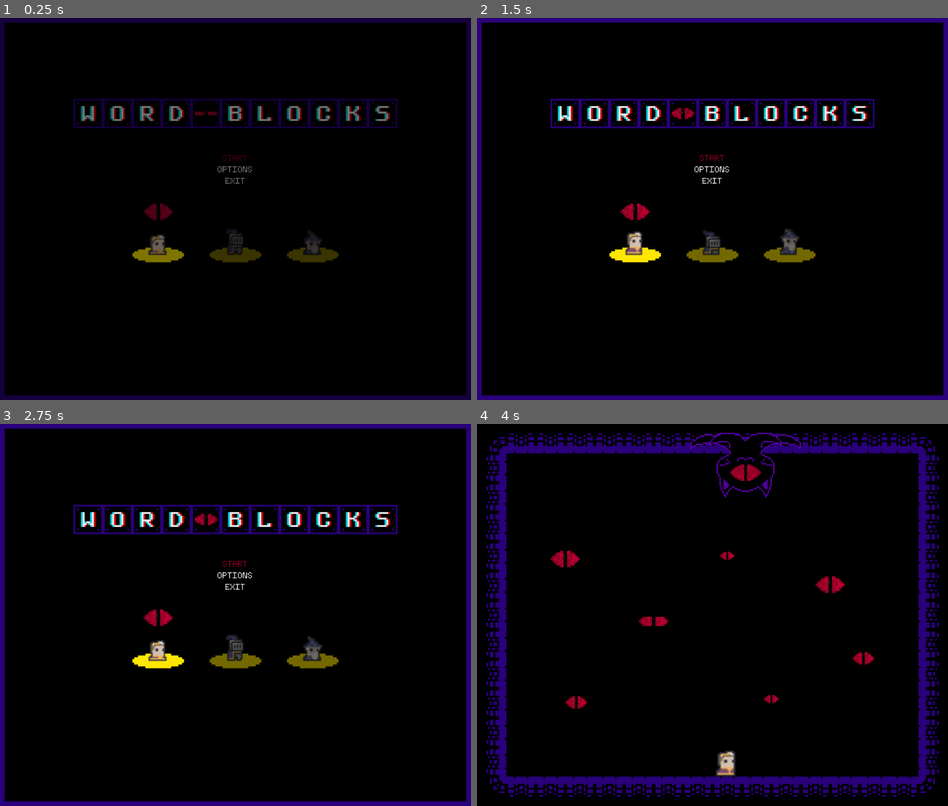
Above: before the commit, frames 1-4 (two rows, left to right).
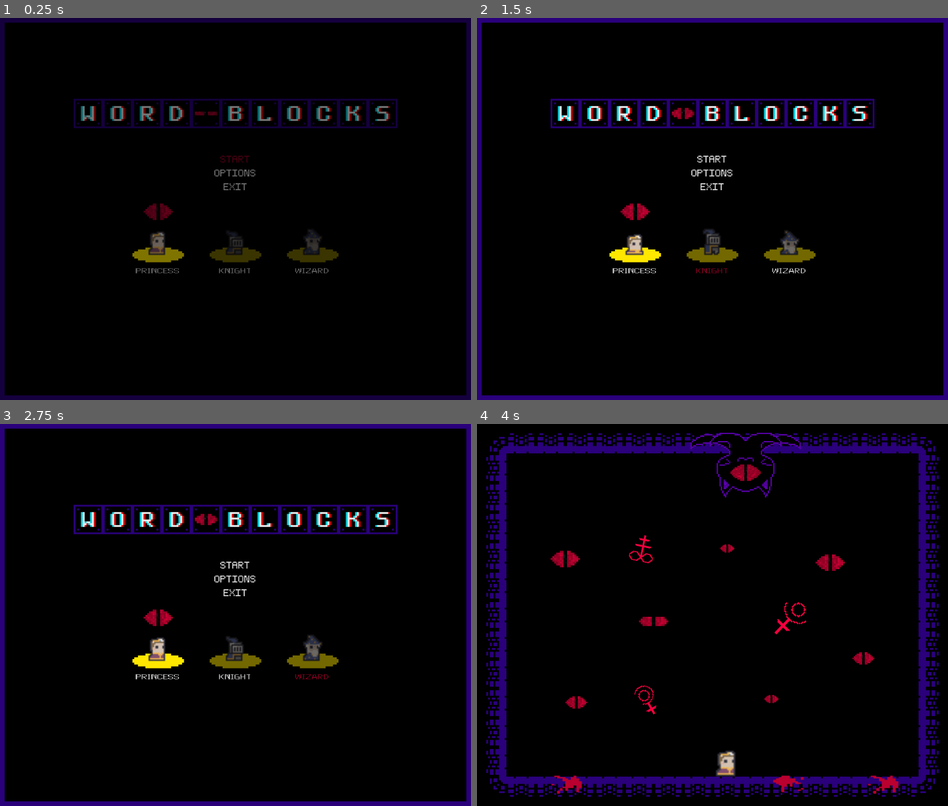
Above: after the commit, the same moments.

Repository: wlehoang/WordBlocks
Game: Godot game, scene res://main.tscn
Two runs of this game, one before a commit and one after it. Both use one fixed random seed, a clock stepped at 60 frames per second and the inputs below.
Inputs (mouse positions are in pixels of both pictures, inside the frame that each line leads up to):
- Up to frame 1 (0.25 s): no input
- Up to frame 2 (1.5 s): click (637, 270) at 0.5 s, where only the run after the commit has a clickable "PRINCESS"; click (712, 270) at 1.25 s, where only the run after the commit has a clickable "KNIGHT"
- Up to frame 3 (2.75 s): click (310, 676) at 2 s, where only the run after the commit has a clickable "WIZARD"
- Up to frame 4 (4 s): click "START" at 2.75 s; tap Enter at 3.5 s; move the mouse to (816, 595) at 3.52 s; hold D (move_right) from 3.53 s (still down); hold Space (pickup_or_drop) from 3.53 s (still down); tap W (select_up) at 3.77 s

The runs differ from the first frame. In frame 1, 0.5% of the frame differs, in the area x 28-70%, y 35-67%; in frame 2, 0.8%; in frame 3, 0.8%; in frame 4, 1.2%, in the area x 15-90%, y 29-97%.

Commit message:
More map decorations

Diff:
--- a/entities/blocks/blocks.tscn
+++ b/entities/blocks/blocks.tscn
@@ -696,7 +696,7 @@
 scale = Vector2( 2, 2 )
 z_index = 2
 frames = SubResource( 166 )
-frame = 2
+frame = 1
 playing = true
 
 [node name="SelectionArea" type="Area2D" parent="."]
--- a/entities/player/player.tscn
+++ b/entities/player/player.tscn
@@ -1262,7 +1262,7 @@
 scale = Vector2( 3.5, 3.25 )
 frames = SubResource( 59 )
 animation = "wizard_death_right"
-frame = 2
+frame = 3
 playing = true
 
 [node name="CollisionShape2D" type="CollisionShape2D" parent="."]
--- /dev/null
+++ b/levels/common/blood_splatter.gd
@@ -0,0 +1,7 @@
+extends Node2D
+
+func _ready():
+	randomize()
+	$AnimatedSprite.play("blood_splatter")
+	$AnimatedSprite.frame = randi() % 6
+	$AnimatedSprite.stop()
--- /dev/null
+++ b/levels/common/blood_splatter.tscn
@@ -0,0 +1,51 @@
+[gd_scene load_steps=10 format=2]
+
+[ext_resource path="res://levels/common/assets/blood_splatter.png" type="Texture" id=1]
+[ext_resource path="res://levels/common/blood_splatter.gd" type="Script" id=2]
+
+[sub_resource type="AtlasTexture" id=1]
+flags = 4
+atlas = ExtResource( 1 )
+region = Rect2( 0, 0, 64, 64 )
+
+[sub_resource type="AtlasTexture" id=2]
+flags = 4
+atlas = ExtResource( 1 )
+region = Rect2( 64, 0, 64, 64 )
+
+[sub_resource type="AtlasTexture" id=3]
+flags = 4
+atlas = ExtResource( 1 )
+region = Rect2( 0, 64, 64, 64 )
+
+[sub_resource type="AtlasTexture" id=4]
+flags = 4
+atlas = ExtResource( 1 )
+region = Rect2( 64, 64, 64, 64 )
+
+[sub_resource type="AtlasTexture" id=5]
+flags = 4
+atlas = ExtResource( 1 )
+region = Rect2( 0, 128, 64, 64 )
+
+[sub_resource type="AtlasTexture" id=6]
+flags = 4
+atlas = ExtResource( 1 )
+region = Rect2( 64, 128, 64, 64 )
+
+[sub_resource type="SpriteFrames" id=7]
+animations = [ {
+"frames": [ SubResource( 1 ), SubResource( 2 ), SubResource( 3 ), SubResource( 4 ), SubResource( 5 ), SubResource( 6 ) ],
+"loop": false,
+"name": "blood_splatter",
+"speed": 5.0
+} ]
+
+[node name="BloodSplatter" type="Node2D"]
+z_index = 4
+script = ExtResource( 2 )
+
+[node name="AnimatedSprite" type="AnimatedSprite" parent="."]
+z_index = 4
+frames = SubResource( 7 )
+animation = "blood_splatter"
--- /dev/null
+++ b/levels/common/magic_symbols.gd
@@ -0,0 +1,9 @@
+extends Node2D
+
+
+func _ready():
+	randomize()
+	$AnimatedSprite.play("symbols")
+	$AnimatedSprite.frame = randi() % 6
+	$AnimatedSprite.stop()
+	rotate(randi() % 360)
--- /dev/null
+++ b/levels/common/magic_symbols.tscn
@@ -0,0 +1,51 @@
+[gd_scene load_steps=10 format=2]
+
+[ext_resource path="res://levels/common/assets/symbols.png" type="Texture" id=1]
+[ext_resource path="res://levels/common/magic_symbols.gd" type="Script" id=2]
+
+[sub_resource type="AtlasTexture" id=1]
+flags = 4
+atlas = ExtResource( 1 )
+region = Rect2( 0, 0, 128, 128 )
+
+[sub_resource type="AtlasTexture" id=2]
+flags = 4
+atlas = ExtResource( 1 )
+region = Rect2( 128, 0, 128, 128 )
+
+[sub_resource type="AtlasTexture" id=3]
+flags = 4
+atlas = ExtResource( 1 )
+region = Rect2( 0, 128, 128, 128 )
+
+[sub_resource type="AtlasTexture" id=4]
+flags = 4
+atlas = ExtResource( 1 )
+region = Rect2( 128, 128, 128, 128 )
+
+[sub_resource type="AtlasTexture" id=5]
+flags = 4
+atlas = ExtResource( 1 )
+region = Rect2( 0, 256, 128, 128 )
+
+[sub_resource type="AtlasTexture" id=6]
+flags = 4
+atlas = ExtResource( 1 )
+region = Rect2( 128, 256, 128, 128 )
+
+[sub_resource type="SpriteFrames" id=7]
+animations = [ {
+"frames": [ SubResource( 1 ), SubResource( 2 ), SubResource( 3 ), SubResource( 4 ), SubResource( 5 ), SubResource( 6 ) ],
+"loop": true,
+"name": "symbols",
+"speed": 5.0
+} ]
+
+[node name="MagicSymbols" type="Node2D"]
+script = ExtResource( 2 )
+
+[node name="AnimatedSprite" type="AnimatedSprite" parent="."]
+frames = SubResource( 7 )
+animation = "symbols"
+
+[node name="FadeTimer" type="Timer" parent="."]
--- a/levels/level_1/level_1.tscn
+++ b/levels/level_1/level_1.tscn
@@ -6,6 +6,8 @@
 [ext_resource path="res://levels/common/eye.tscn" type="PackedScene" id=4]
 [ext_resource path="res://resources/music/easyMode.mp3" type="AudioStream" id=5]
 [ext_resource path="res://entities/mind_cat/mind_cat.tscn" type="PackedScene" id=6]
+[ext_resource path="res://levels/common/blood_splatter.tscn" type="PackedScene" id=7]
+[ext_resource path="res://levels/common/magic_symbols.tscn" type="PackedScene" id=8]
 
 [sub_resource type="ConvexPolygonShape2D" id=3]
 points = PoolVector2Array( 0, 0, 64, 0, 64, 64, 0, 64 )
@@ -193,7 +195,7 @@
 [node name="Player" parent="." instance=ExtResource( 2 )]
 unique_name_in_owner = true
 position = Vector2( 480, 736 )
-z_index = 1
+z_index = 5
 
 [node name="MindCat" parent="." instance=ExtResource( 6 )]
 position = Vector2( 520, 88 )
@@ -231,14 +233,14 @@
 scale = Vector2( 0.75, 0.75 )
 
 [node name="Eye2" parent="YSort" instance=ExtResource( 4 )]
-position = Vector2( 544, 136 )
+position = Vector2( 544, 120 )
 scale = Vector2( 0.5, 0.5 )
 
 [node name="Eye4" parent="YSort" instance=ExtResource( 4 )]
 position = Vector2( 384, 280 )
 
 [node name="Eye3" parent="YSort" instance=ExtResource( 4 )]
-position = Vector2( 768, 200 )
+position = Vector2( 768, 152 )
 
 [node name="Eye5" parent="YSort" instance=ExtResource( 4 )]
 position = Vector2( 192, 144 )
@@ -249,6 +251,30 @@
 
 [node name="Eye7" parent="YSort" instance=ExtResource( 4 )]
 position = Vector2( 640, 448 )
+scale = Vector2( 0.5, 0.5 )
+
+[node name="BloodSplatter1" parent="YSort" instance=ExtResource( 7 )]
+position = Vector2( 680, 632 )
+scale = Vector2( 1.5, 0.75 )
+
+[node name="BloodSplatter2" parent="YSort" instance=ExtResource( 7 )]
+position = Vector2( 192, 632 )
+scale = Vector2( 1.5, 0.75 )
+
+[node name="BloodSplatter3" parent="YSort" instance=ExtResource( 7 )]
+position = Vector2( 880, 632 )
+scale = Vector2( 1.5, 0.75 )
+
+[node name="MagicSymbols1" parent="YSort" instance=ExtResource( 8 )]
+position = Vector2( 368, 448 )
+scale = Vector2( 0.6, 0.6 )
+
+[node name="MagicSymbols2" parent="YSort" instance=ExtResource( 8 )]
+position = Vector2( 680, 272 )
+scale = Vector2( 0.75, 0.75 )
+
+[node name="MagicSymbols3" parent="YSort" instance=ExtResource( 8 )]
+position = Vector2( 360, 120 )
 scale = Vector2( 0.5, 0.5 )
 
 [node name="BackgroundMusic" type="AudioStreamPlayer" parent="."]
--- a/ui/menus/main_menu_screen.tscn
+++ b/ui/menus/main_menu_screen.tscn
@@ -10,6 +10,7 @@
 [ext_resource path="res://ui/assets/lit_floor.png" type="Texture" id=8]
 [ext_resource path="res://levels/common/eye.tscn" type="PackedScene" id=9]
 [ext_resource path="res://resources/music/titleScreen.mp3" type="AudioStream" id=10]
+[ext_resource path="res://resources/fonts/PixeloidSans.ttf" type="DynamicFontData" id=11]
 
 [sub_resource type="StyleBoxFlat" id=1]
 bg_color = Color( 0, 0, 0, 1 )
@@ -22,9 +23,11 @@
 [sub_resource type="StyleBoxEmpty" id=27]
 
 [sub_resource type="DynamicFont" id=7]
+size = 20
 font_data = ExtResource( 1 )
 
 [sub_resource type="DynamicFont" id=8]
+size = 20
 font_data = ExtResource( 1 )
 
 [sub_resource type="AtlasTexture" id=9]
@@ -58,6 +61,10 @@
 [sub_resource type="RectangleShape2D" id=24]
 extents = Vector2( 18.6667, 19.3333 )
 
+[sub_resource type="DynamicFont" id=28]
+size = 8
+font_data = ExtResource( 11 )
+
 [sub_resource type="AtlasTexture" id=14]
 flags = 4
 atlas = ExtResource( 5 )
@@ -153,7 +160,7 @@
 [node name="ButtonRows" type="VBoxContainer" parent="PanelContainer/MarginContainer/Rows"]
 margin_top = 285.0
 margin_right = 1004.0
-margin_bottom = 355.0
+margin_bottom = 370.0
 mouse_filter = 2
 custom_constants/separation = 5
 alignment = 1
@@ -161,25 +168,25 @@
 [node name="StartButton" type="Button" parent="PanelContainer/MarginContainer/Rows/ButtonRows"]
 unique_name_in_owner = true
 margin_right = 1004.0
-margin_bottom = 20.0
+margin_bottom = 25.0
 theme = ExtResource( 3 )
 custom_fonts/font = SubResource( 7 )
 text = "START"
 
 [node name="OptionsButton" type="Button" parent="PanelContainer/MarginContainer/Rows/ButtonRows"]
 unique_name_in_owner = true
-margin_top = 25.0
-margin_right = 1004.0
-margin_bottom = 45.0
+margin_top = 30.0
+margin_right = 1004.0
+margin_bottom = 55.0
 theme = ExtResource( 3 )
 custom_fonts/font = SubResource( 7 )
 text = "OPTIONS"
 
 [node name="ExitButton" type="Button" parent="PanelContainer/MarginContainer/Rows/ButtonRows"]
 unique_name_in_owner = true
-margin_top = 50.0
-margin_right = 1004.0
-margin_bottom = 70.0
+margin_top = 60.0
+margin_right = 1004.0
+margin_bottom = 85.0
 theme = ExtResource( 3 )
 custom_fonts/font = SubResource( 8 )
 text = "EXIT"
@@ -196,11 +203,16 @@
 scale = Vector2( 3, 3 )
 z_index = 2
 
+[node name="Floor1" type="Sprite" parent="PrincessArea"]
+position = Vector2( 0, -2.66666 )
+scale = Vector2( 0.333333, 0.333333 )
+texture = ExtResource( 8 )
+
 [node name="Princess" type="AnimatedSprite" parent="PrincessArea"]
 unique_name_in_owner = true
 frames = SubResource( 13 )
 animation = "idle"
-frame = 1
+frame = 3
 playing = true
 
 [node name="CollisionShape2D" type="CollisionShape2D" parent="PrincessArea"]
@@ -214,17 +226,36 @@
 margin_bottom = 19.0
 mouse_filter = 2
 color = Color( 0, 0, 0, 0.54902 )
+
+[node name="VBoxContainer" type="VBoxContainer" parent="PrincessArea"]
+margin_left = -19.0
+margin_top = 21.0
+margin_right = 34.0
+margin_bottom = 79.0
+rect_scale = Vector2( 0.707129, 0.554671 )
+
+[node name="Label" type="Button" parent="PrincessArea/VBoxContainer"]
+margin_right = 53.0
+margin_bottom = 10.0
+theme = ExtResource( 3 )
+custom_fonts/font = SubResource( 28 )
+text = "PRINCESS"
 
 [node name="KnightArea" type="Area2D" parent="."]
 position = Vector2( 512, 480 )
 scale = Vector2( 3, 3 )
 z_index = 2
 
+[node name="Floor2" type="Sprite" parent="KnightArea"]
+position = Vector2( 0, -2.66666 )
+scale = Vector2( 0.333333, 0.333333 )
+texture = ExtResource( 8 )
+
 [node name="Knight" type="AnimatedSprite" parent="KnightArea"]
 unique_name_in_owner = true
 frames = SubResource( 18 )
 animation = "idle"
-frame = 3
+frame = 1
 playing = true
 
 [node name="CollisionShape2D" type="CollisionShape2D" parent="KnightArea"]
@@ -238,17 +269,36 @@
 margin_bottom = 19.0
 mouse_filter = 2
 color = Color( 0, 0, 0, 0.54902 )
+
+[node name="VBoxContainer" type="VBoxContainer" parent="KnightArea"]
+margin_left = -19.0
+margin_top = 21.0
+margin_right = 34.0
+margin_bottom = 79.0
+rect_scale = Vector2( 0.707129, 0.554671 )
+
+[node name="Label" type="Button" parent="KnightArea/VBoxContainer"]
+margin_right = 53.0
+margin_bottom = 10.0
+theme = ExtResource( 3 )
+custom_fonts/font = SubResource( 28 )
+text = "KNIGHT"
 
 [node name="WizardArea" type="Area2D" parent="."]
 position = Vector2( 680, 480 )
 scale = Vector2( 3, 3 )
 z_index = 2
 
+[node name="Floor3" type="Sprite" parent="WizardArea"]
+position = Vector2( 0, -2.66666 )
+scale = Vector2( 0.333333, 0.333333 )
+texture = ExtResource( 8 )
+
 [node name="Wizard" type="AnimatedSprite" parent="WizardArea"]
 unique_name_in_owner = true
 frames = SubResource( 23 )
 animation = "idle"
-frame = 1
+frame = 3
 playing = true
 
 [node name="CollisionShape2D" type="CollisionShape2D" parent="WizardArea"]
@@ -263,17 +313,19 @@
 mouse_filter = 2
 color = Color( 0, 0, 0, 0.54902 )
 
-[node name="Floor1" type="Sprite" parent="."]
-position = Vector2( 344, 472 )
-texture = ExtResource( 8 )
-
-[node name="Floor2" type="Sprite" parent="."]
-position = Vector2( 512, 472 )
-texture = ExtResource( 8 )
-
-[node name="Floor3" type="Sprite" parent="."]
-position = Vector2( 680, 472 )
-texture = ExtResource( 8 )
+[node name="VBoxContainer" type="VBoxContainer" parent="WizardArea"]
+margin_left = -19.0
+margin_top = 21.0
+margin_right = 34.0
+margin_bottom = 79.0
+rect_scale = Vector2( 0.707129, 0.554671 )
+
+[node name="Label" type="Button" parent="WizardArea/VBoxContainer"]
+margin_right = 53.0
+margin_bottom = 10.0
+theme = ExtResource( 3 )
+custom_fonts/font = SubResource( 28 )
+text = "WIZARD"
 
 [node name="Eye" parent="." instance=ExtResource( 9 )]
 position = Vector2( 344, 424 )
Binary file added: levels/common/assets/blood_splatter.png
Not shown, added: levels/common/assets/blood_splatter.png.import
Binary file added: levels/common/assets/symbols.png
Not shown, added: levels/common/assets/symbols.png.import
Not shown: 1 places in levels/level_1/level_1.tscn that only renumber resources
Not shown: 1 places in ui/menus/main_menu_screen.tscn that only renumber resources
